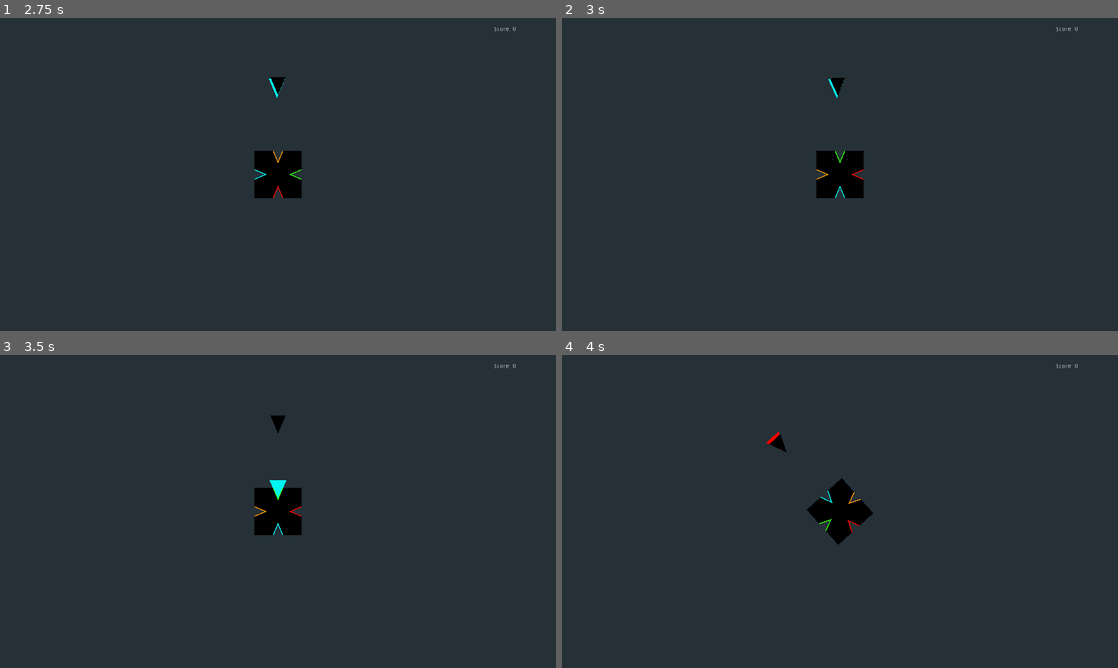
Above: before the commit, frames 1-4 (two rows, left to right).
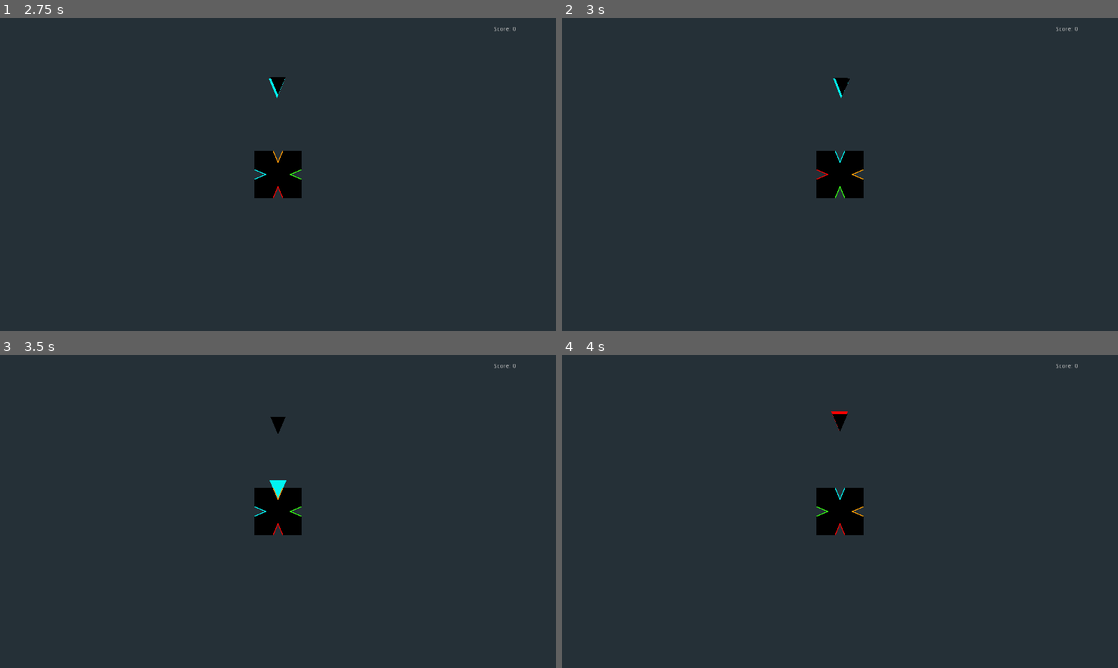
Above: after the commit, the same moments.

Repository: KeatonMueller/polymonous
Game: Godot game, scene res://Scenes/Title/TitleScreen.tscn
The game is run twice, just before and just after one commit, with the same random seed, the same clock (stepped at 60 frames per second) and the same inputs.
Inputs:
- Up to frame 1 (2.75 s): click "New Game" at 0.5 s; tap Enter (new_game) at 1.25, 2.1 s; hold Right (rot_right) 1.28-2.03 s; tap S (drop) at 1.35 s; tap Space at 2 s; hold Left (rot_left) from 2.03 s (still down)
- Up to frame 2 (3 s): release Left (rot_left) at 2.78 s; hold Right (rot_right) from 2.78 s (still down); tap S (drop) at 2.85 s
- Up to frame 3 (3.5 s): keep holding Right (rot_right)
- Up to frame 4 (4 s): keep holding Right (rot_right); tap Enter (new_game) at 3.6 s

Frame 1 is identical in both runs. In frame 2, 0.2% of the frame differs, in the area x 45-55%, y 19-58%; in frame 3, less than 0.1%; in frame 4, 1.0%, in the area x 36-56%, y 18-61%.

Commit message:
let actions buffer during reset

Diff:
--- a/Scenes/Base/Base4.tscn
+++ b/Scenes/Base/Base4.tscn
@@ -1,11 +1,8 @@
-[gd_scene load_steps=5 format=2]
+[gd_scene load_steps=4 format=2]
 
 [ext_resource path="res://Scenes/Base/Base4.gd" type="Script" id=1]
 [ext_resource path="res://Textures/Space/space_0.svg" type="Texture" id=2]
 [ext_resource path="res://Textures/Base/base4.svg" type="Texture" id=3]
-
-[sub_resource type="RectangleShape2D" id=1]
-extents = Vector2( 50, 50 )
 
 [node name="Base" type="StaticBody2D"]
 z_index = 1
@@ -15,9 +12,9 @@
 scale = Vector2( 0.08, 0.08 )
 texture = ExtResource( 3 )
 
-[node name="CollisionShape2D" type="CollisionShape2D" parent="."]
+[node name="CollisionPolygon2D" type="CollisionPolygon2D" parent="."]
 visible = false
-shape = SubResource( 1 )
+polygon = PoolVector2Array( -54.387, -54.257, -12.3663, -54.2406, -0.0891495, -25.4302, 12.4336, -54.2406, 54.0614, -54.0442, 54.2867, -12.2894, 25.7313, -0.00870323, 54.2623, 12.1977, 54.212, 54.2651, 12.1666, 54.4268, 0.0352478, 25.5829, -12.3199, 54.5209, -54.3543, 54.6825, -54.367, 12.2421, -25.8027, 0.00623131, -54.3744, -12.1998 )
 
 [node name="Sprite0" type="Sprite" parent="."]
 position = Vector2( -0.008, -39.95 )
--- a/Scenes/Base/Base5.tscn
+++ b/Scenes/Base/Base5.tscn
@@ -15,7 +15,8 @@
 
 [node name="CollisionPolygon2D" type="CollisionPolygon2D" parent="."]
 visible = false
-polygon = PoolVector2Array( 36.33, -50, 58.78, 19.1, 0, 61.8, -58.78, 19.1, -36.33, -50 )
+position = Vector2( 0, -0.146835 )
+polygon = PoolVector2Array( 42.637, -57.25, 51.3534, -29.4087, 27.4357, -8.68166, 58.6419, -6.12852, 67.5988, 22.4811, 43.814, 39.7095, 17.0898, 23.6372, 23.992, 54.0676, 0.0550537, 71.4063, -23.6602, 54.0978, -16.7665, 23.7333, -43.5224, 39.6014, -67.5991, 22.1104, -58.4005, -5.91092, -27.2725, -8.59624, -50.8128, -29.025, -41.4991, -57.3968, -12.2289, -57.5497, -0.164005, -28.4552, 12.1688, -57.4164 )
 
 [node name="Sprite0" type="Sprite" parent="."]
 position = Vector2( 0, -43.055 )
--- a/Scenes/Base/Base6.tscn
+++ b/Scenes/Base/Base6.tscn
@@ -14,7 +14,8 @@
 
 [node name="CollisionPolygon2D" type="CollisionPolygon2D" parent="."]
 visible = false
-polygon = PoolVector2Array( 28.87, -50, 57.735, 0, 28.87, 50, -28.87, 50, -57.735, 0, -28.87, -50 )
+position = Vector2( 0, 0.0621681 )
+polygon = PoolVector2Array( 33.8768, -58.5113, 44.6647, -39.7229, 25.7374, -14.6883, 56.7827, -18.6181, 67.5631, 0.157303, 56.7047, 18.8345, 26.0358, 14.9789, 44.4332, 39.9422, 33.7596, 58.3014, 12.0715, 58.423, -0.0504646, 29.8249, -12.4207, 58.5604, -33.9234, 58.681, -44.5455, 39.7882, -26.0746, 14.9789, -56.7862, 18.6469, -67.554, 0.0333633, -56.7868, -18.6264, -25.8508, -15.0241, -44.4394, -39.8296, -33.7342, -58.5772, -12.1362, -58.5923, 0.0489998, -30.1188, 12.2342, -58.9032 )
 
 [node name="Sprite0" type="Sprite" parent="."]
 position = Vector2( 0, -44.1896 )
--- a/Scenes/Main/MainScene.gd
+++ b/Scenes/Main/MainScene.gd
@@ -113,14 +113,15 @@
 		if Input.is_action_just_pressed(C.ACTION.NewGame):
 			new_game()
 		return
-	if resetting:
-		return
 
 	# check for each action
 	for action in C.ACTION.values():
 		if Input.is_action_just_pressed(action):
 			action_list.append(action)
 			break
+
+	if resetting:
+		return
 
 	# perform pending action if idle
 	if action_list.size() > 0 and not tweening and curr_triangle.falling():
@@ -174,6 +175,7 @@
 		timer.set_wait_time(0.5)
 		timer.start()
 		timer_flag = C.TIMER_ACTION.ClearLayer
+		action_list.clear()
 	else:
 		new_triangle(curr_triangle.theta_calc)
 		guide_triangle.send_to(C.INITIAL_HEIGHT)
@@ -189,7 +191,6 @@
 		init_base()
 		triangle_values = range(base.num_sides)
 		base.set_values(thetas)
-		action_list.clear()
 		cam_to_start()
 		new_triangle(0)
 		guide_triangle.reset(fall_speed)
--- a/Scenes/Triangle/Triangle.tscn
+++ b/Scenes/Triangle/Triangle.tscn
@@ -90,7 +90,7 @@
 
 [node name="CollisionPolygon2D" type="CollisionPolygon2D" parent="."]
 visible = false
-polygon = PoolVector2Array( -16.006, -22.52, 1.41, -22.52, 15.9879, -22.5244, -0.110435, 13.9719 )
+polygon = PoolVector2Array( -19.3841, -22.6482, 19.3346, -22.5474, 0.0348567, 22.7915 )
 
 [node name="AnimationPlayer" type="AnimationPlayer" parent="."]
 anims/idle = SubResource( 6 )
